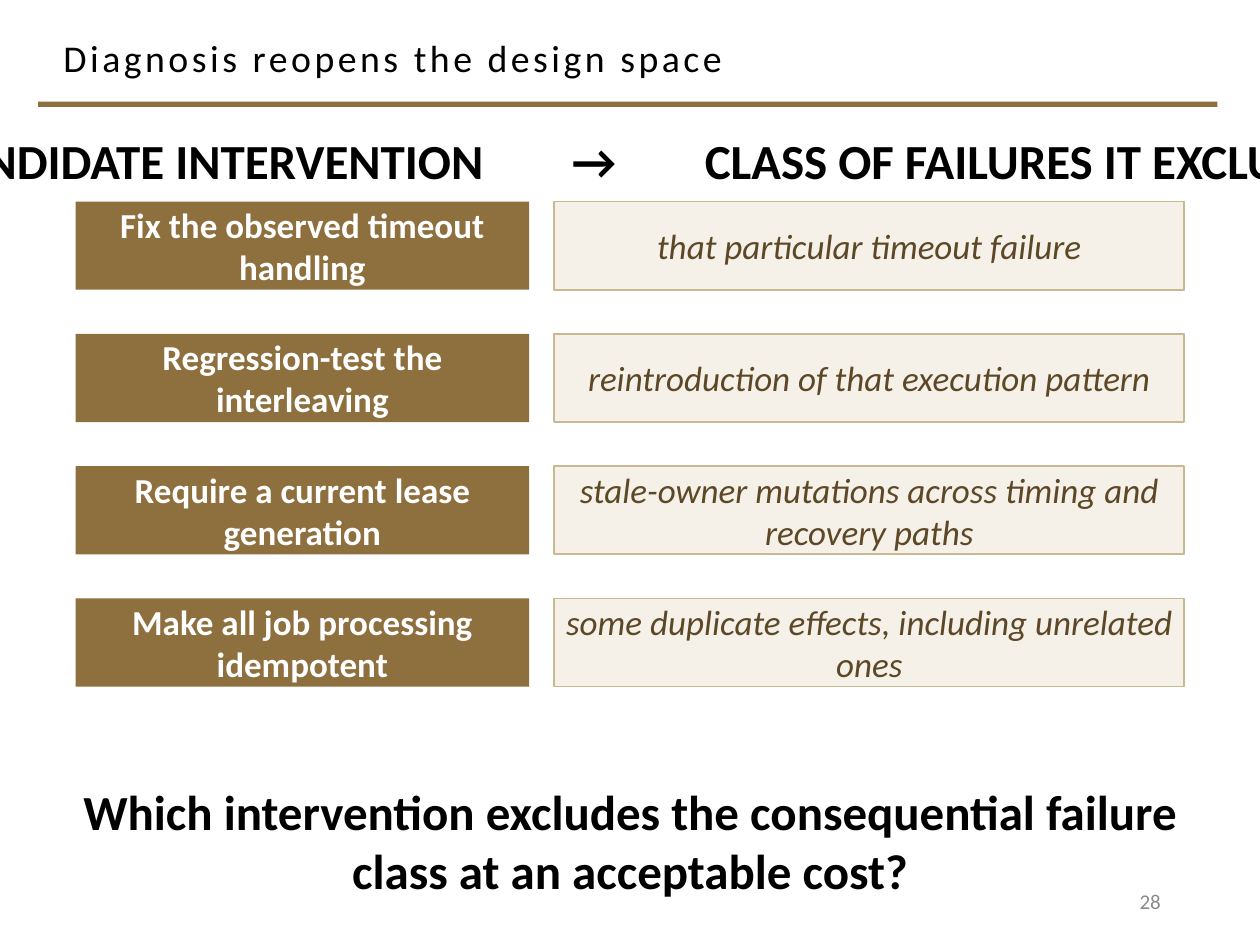
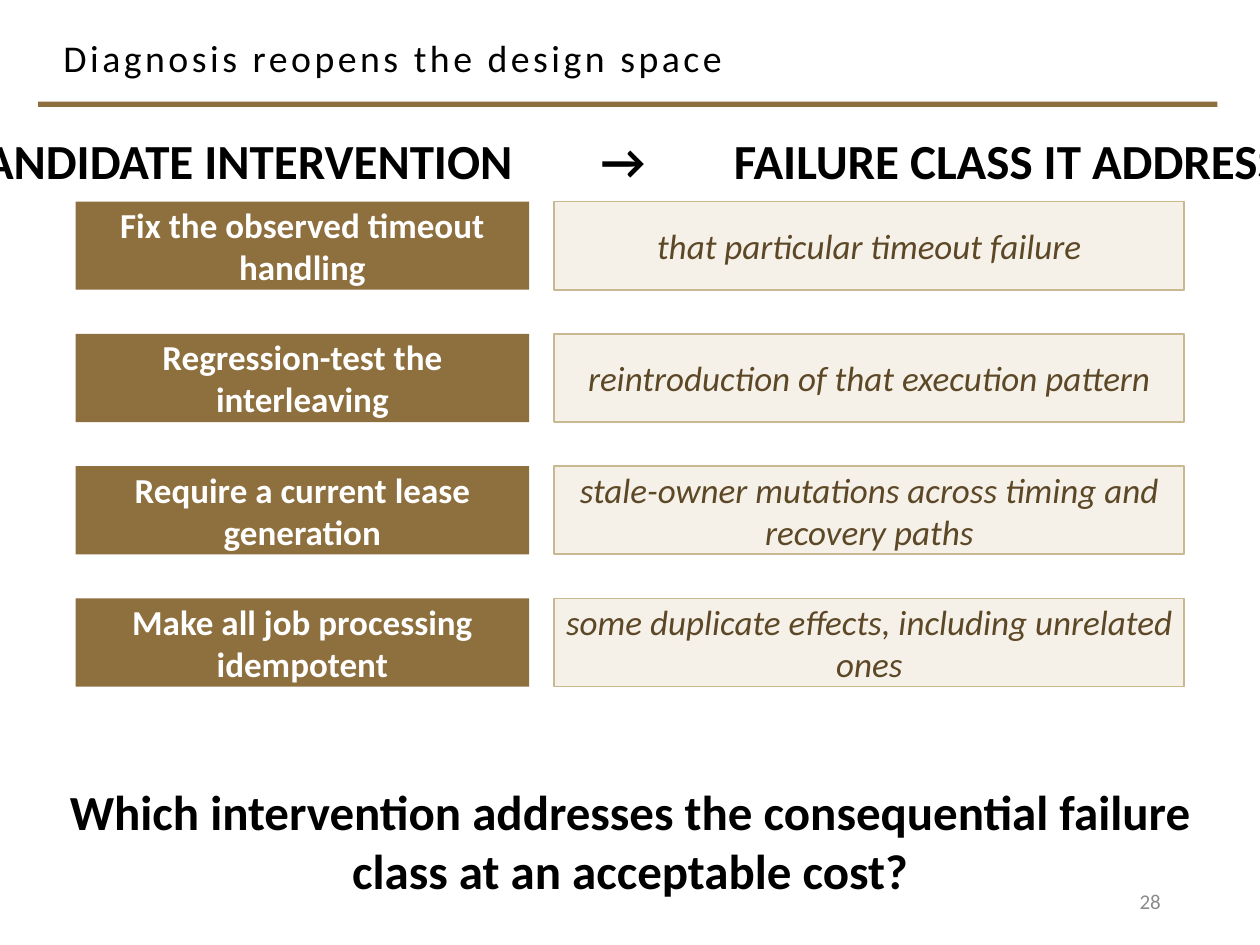
Before and after one commit to davisjam/model-based-agentic-software-engineering, a slide deck: slide 28 of course/lectures/act-2-delegation-and-control/04-failure-aware-engineering/2-4-Failure-Aware-Engineering.pptx. Drawn at 1260x945 pixels with LibreOffice and Linux fonts; fonts in the diff are those of the drawing; background and template pictures are left out. Boxes give left, top, right and bottom in pixels: in the first picture for what was removed or moved away, otherwise in the second. Text is boxed around its words. In the diff, an @@ line names an element or a change of style, - is before the commit and + after.

```diff
--- a/course/lectures/act-2-delegation-and-control/04-failure-aware-engineering/2-4-Failure-Aware-Engineering.pptx
+++ b/course/lectures/act-2-delegation-and-control/04-failure-aware-engineering/2-4-Failure-Aware-Engineering.pptx
@@ text at (204, 147, 1081, 180): text changed @@
-CANDIDATE INTERVENTION → CLASS OF FAILURES IT EXCLUDES
+CANDIDATE INTERVENTION → FAILURE CLASS IT ADDRESSES
@@ text at (70, 795, 1190, 897): text changed @@
-Which intervention excludes the consequential failure class at an acceptable cost?
+Which intervention addresses the consequential failure class at an acceptable cost?
```
Also in this commit, not shown: 2 other slides changed.
